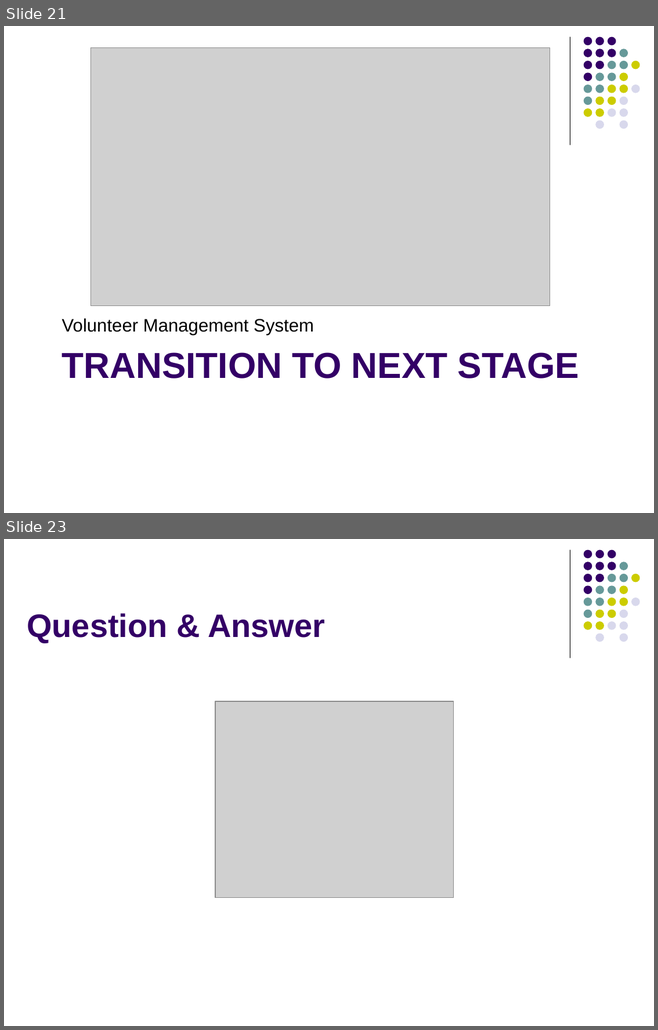
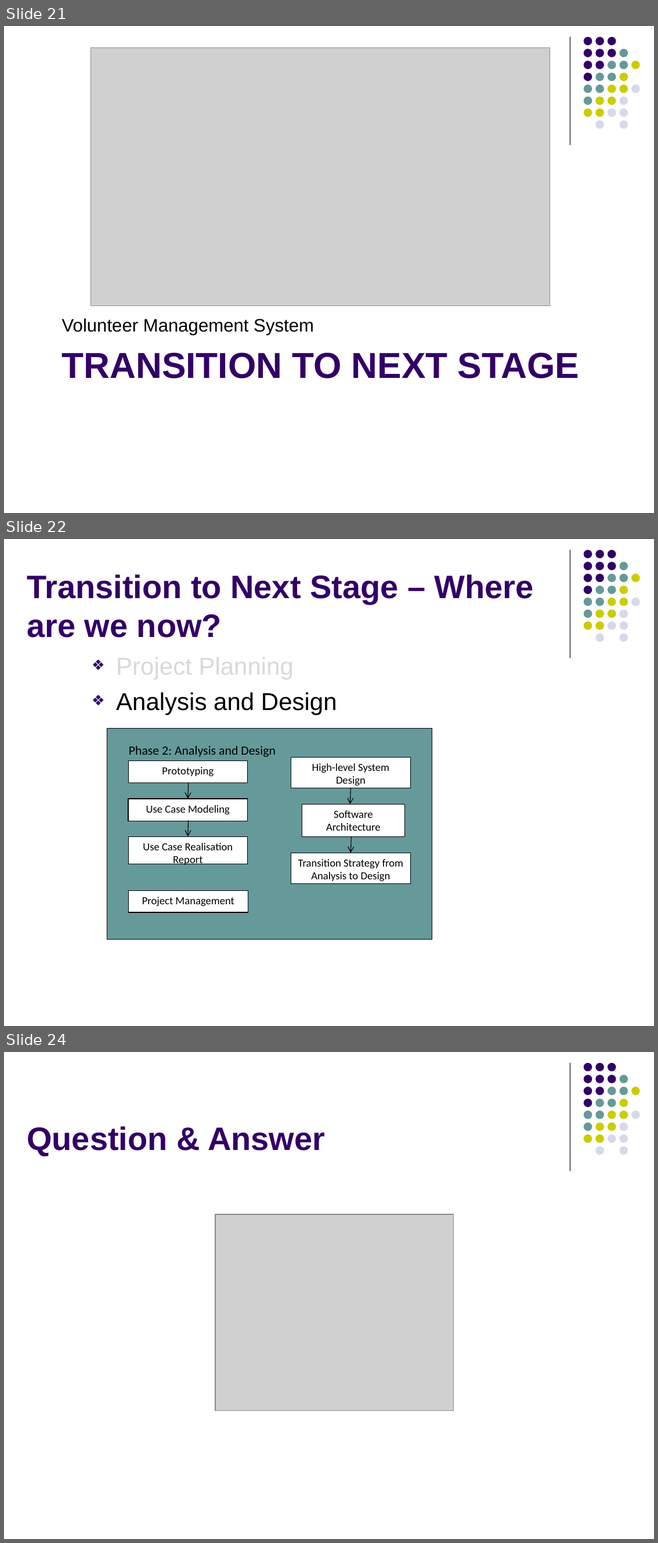
Before and after one commit to imireasa/mtech-se18-t08s, a slide deck: docs/W-9 Working Document/W-9.3 Presentation Slides/Phase1/vms_first_presentation_v0.1a.pptx. Shown one above the other, each under a label of ours: slides 21 and 23 before the commit, slides 21, 22 and 24 after it; the slides between them are not shown. The pictures are 658x1030 and 658x1543 pixels, drawn with LibreOffice and Linux fonts; fonts in the diff are those of the drawing; grey boxes stand for pictures. Boxes give left, top, right and bottom in pixels: in the first picture for what was removed or moved away, otherwise in the second. Text is boxed around its words. In the diff, an @@ line names an element or a change of style, - is before the commit and + after.

```diff
--- a/docs/W-9 Working Document/W-9.3 Presentation Slides/Phase1/vms_first_presentation_v0.1a.pptx
+++ b/docs/W-9 Working Document/W-9.3 Presentation Slides/Phase1/vms_first_presentation_v0.1a.pptx
@@ slide 22 added at box(4, 539, 654, 1026), background #FFFFFF; not listed: 32 template elements that a slide beside it also shows @@
@@ title added at box(27, 574, 534, 638), 36 pt, text #330066, bold @@
+Transition to Next Stage – Where are we now?
@@ text added at box(116, 653, 337, 715), 27 pt, text #000000 @@
+❖ Project Planning
+❖ Analysis and Design
@@ rectangle added at box(107, 729, 431, 940), fill #669999, outline #000000 0.75 pt, 14 pt, text #000000 @@
+● Phase 2: Analysis and Design
@@ rectangle added at box(128, 761, 248, 783), fill #FFFFFF, outline #000000 0.75 pt, 12 pt, text #000000 @@
+Prototyping
@@ rectangle added at box(291, 757, 411, 788), fill #FFFFFF, outline #000000 0.75 pt, 12 pt, text #000000 @@
+High-level System Design
@@ rectangle added at box(128, 799, 248, 821), fill #FFFFFF, outline #000000 0.75 pt, 12 pt, text #000000 @@
+Use Case Modeling
@@ arrow added from (188, 783) to (188, 799), #000000 0.75 pt @@
@@ arrow added from (350, 788) to (350, 804), #000000 0.75 pt @@
@@ rectangle added at box(302, 804, 404, 837), fill #FFFFFF, outline #000000 0.75 pt, 12 pt, text #000000 @@
+Software Architecture
@@ arrow added from (188, 820) to (188, 837), #000000 0.75 pt @@
@@ rectangle added at box(128, 837, 248, 864), fill #FFFFFF, outline #000000 0.75 pt, 12 pt, text #000000 @@
+Use Case Realisation Report
@@ arrow added from (351, 837) to (350, 853), #000000 0.75 pt @@
@@ rectangle added at box(291, 853, 411, 884), fill #FFFFFF, outline #000000 0.75 pt, 12 pt, text #000000 @@
+Transition Strategy from Analysis to Design
@@ rectangle added at box(129, 891, 248, 913), fill #FFFFFF, outline #000000 0.75 pt, 12 pt, text #000000 @@
+Project Management
@@ what was slide 23 is now slide 24 @@
```
Also in this commit, not shown: 2 slides changed, 1 other slide added, 1 slide removed.
